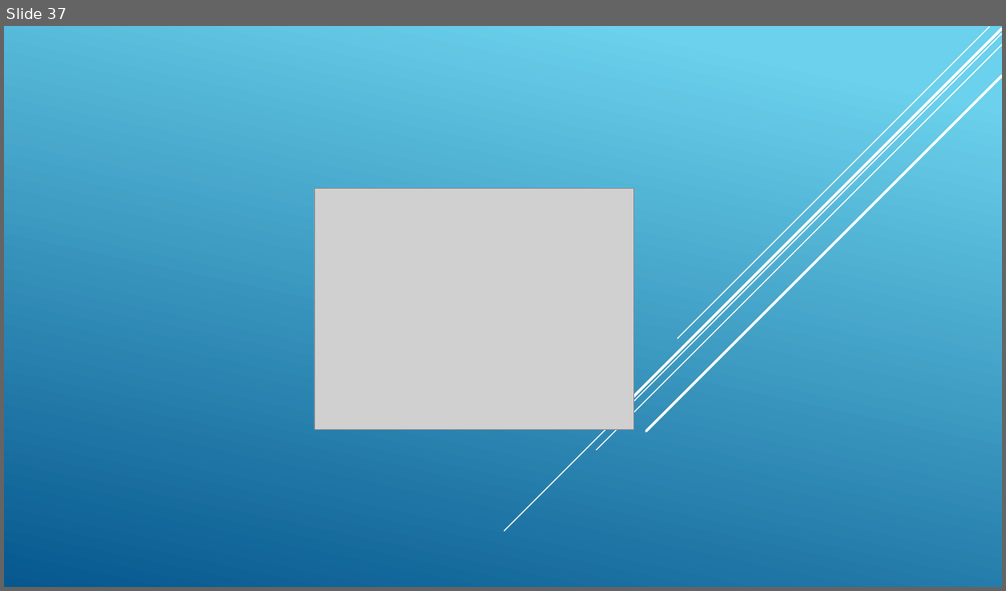
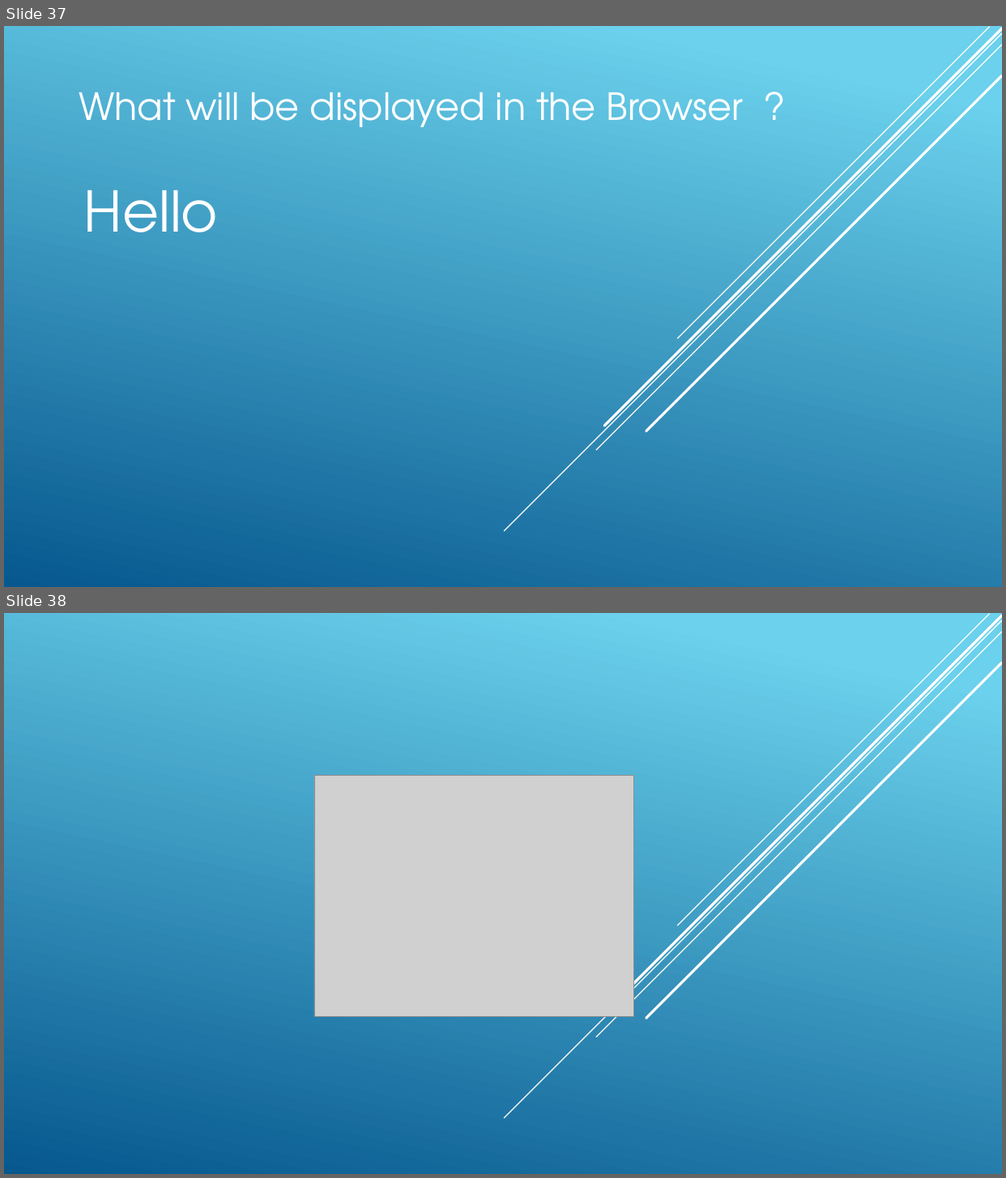
Before and after one commit to rama99/PPTS, a slide deck: Angular2Presentation.pptx. Shown one above the other, each under a label of ours: slide 37 before the commit, slides 37 and 38 after it. The pictures are 1006x591 and 1006x1178 pixels, drawn with LibreOffice and Linux fonts; fonts in the diff are those of the drawing; grey boxes stand for pictures. Boxes give left, top, right and bottom in pixels: in the first picture for what was removed or moved away, otherwise in the second. Text is boxed around its words. In the diff, an @@ line names an element or a change of style, - is before the commit and + after.

```diff
--- a/Angular2Presentation.pptx
+++ b/Angular2Presentation.pptx
@@ slide 37 added at [4, 26, 1002, 587], background gradient #6ED2EB to #06588E; not listed: 5 template elements that a slide beside it also shows @@
@@ text added at [79, 92, 744, 127], 36 pt, text #FFFFFF @@
+What will be displayed in the Browser ?
@@ text added at [84, 190, 218, 233], 54 pt, text #FFFFFF @@
+Hello
@@ what was slide 37 is now slide 38 @@
```
Also in this commit, not shown: 1 slide changed, 38 other slides added, 2 slides removed.
